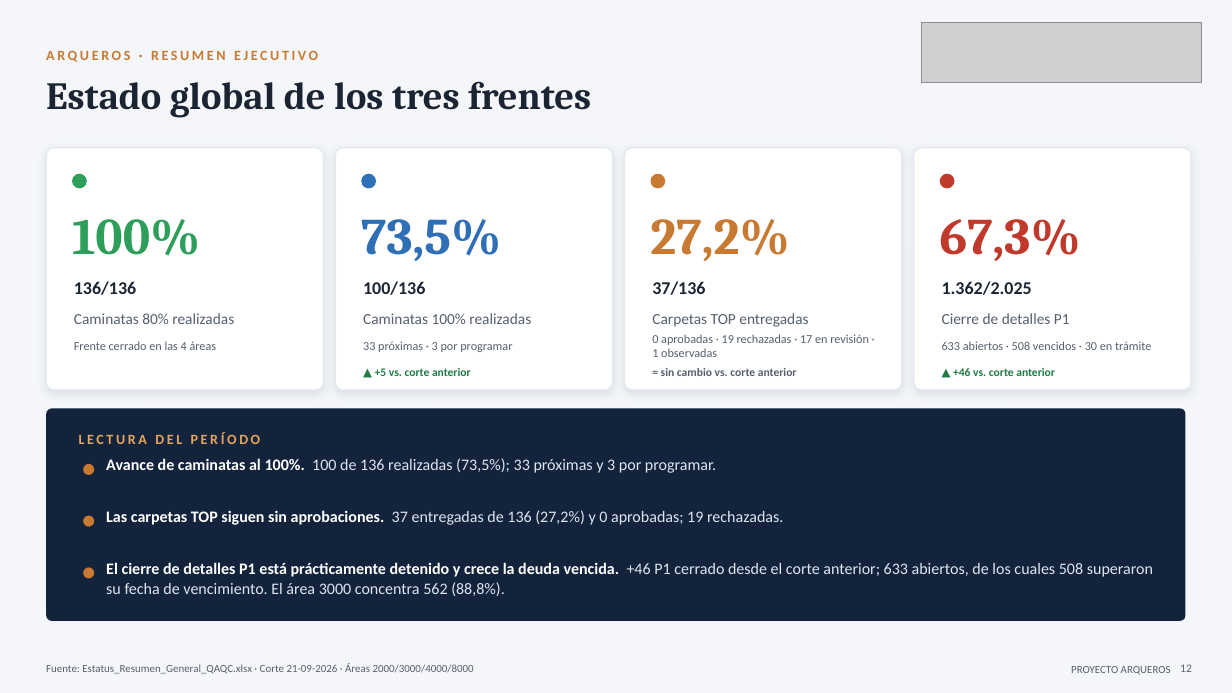
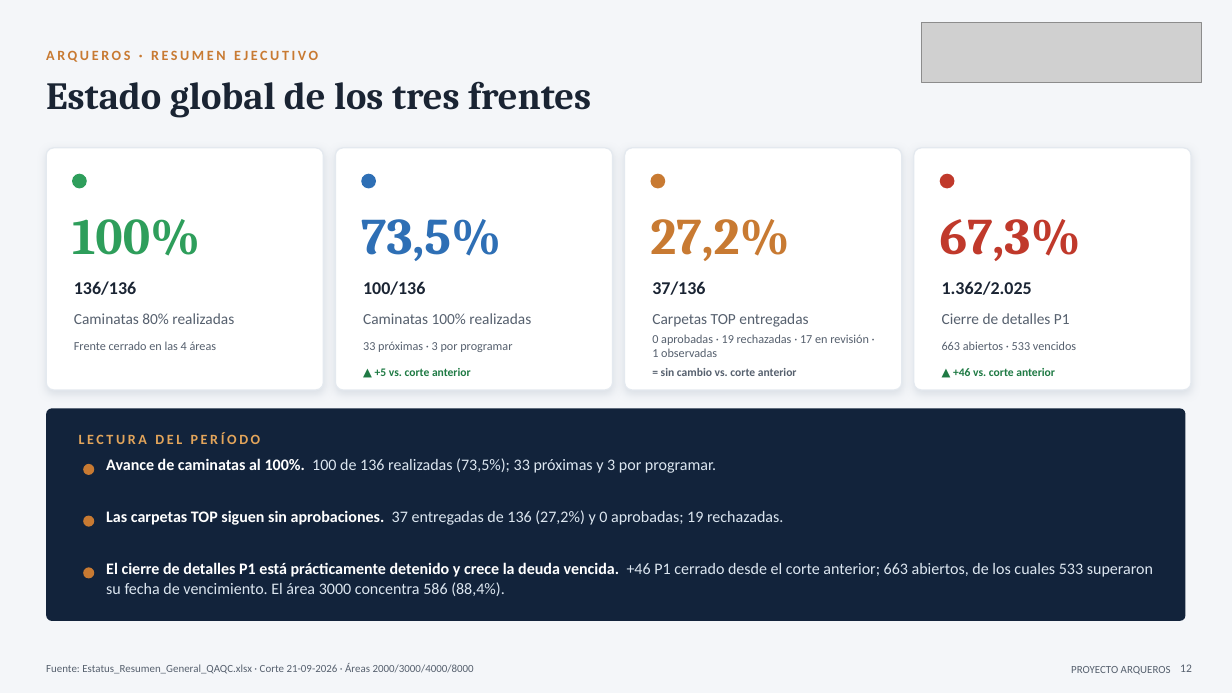
Before and after one commit to tdkvalex/Dashboard-HSEQ, a slide deck: slide 12 of panel_control_TOP_P1/Panel_Control_TOP_P1.pptx. Drawn at 1232x693 pixels with LibreOffice and Linux fonts; fonts in the diff are those of the drawing; grey boxes stand for pictures. Boxes give left, top, right and bottom in pixels: in the first picture for what was removed or moved away, otherwise in the second. Text is boxed around its words. In the diff, an @@ line names an element or a change of style, - is before the commit and + after.

```diff
--- a/panel_control_TOP_P1/Panel_Control_TOP_P1.pptx
+++ b/panel_control_TOP_P1/Panel_Control_TOP_P1.pptx
@@ text at (x1=942, y1=341, x2=1076, y2=350): text changed @@
-633 abiertos · 508 vencidos · 30 en trámite
+663 abiertos · 533 vencidos
@@ text at (x1=106, y1=562, x2=1153, y2=596): text changed @@
-El cierre de detalles P1 está prácticamente detenido y crece la deuda vencida. +46 P1 cerrado desde el corte anterior; 633 abiertos, de los cuales 508 superaron su fecha de vencimiento. El área 3000 concentra 562 (88,8%).
+El cierre de detalles P1 está prácticamente detenido y crece la deuda vencida. +46 P1 cerrado desde el corte anterior; 663 abiertos, de los cuales 533 superaron su fecha de vencimiento. El área 3000 concentra 586 (88,4%).
```
Also in this commit, not shown: 3 other slides changed, 6 other files.
